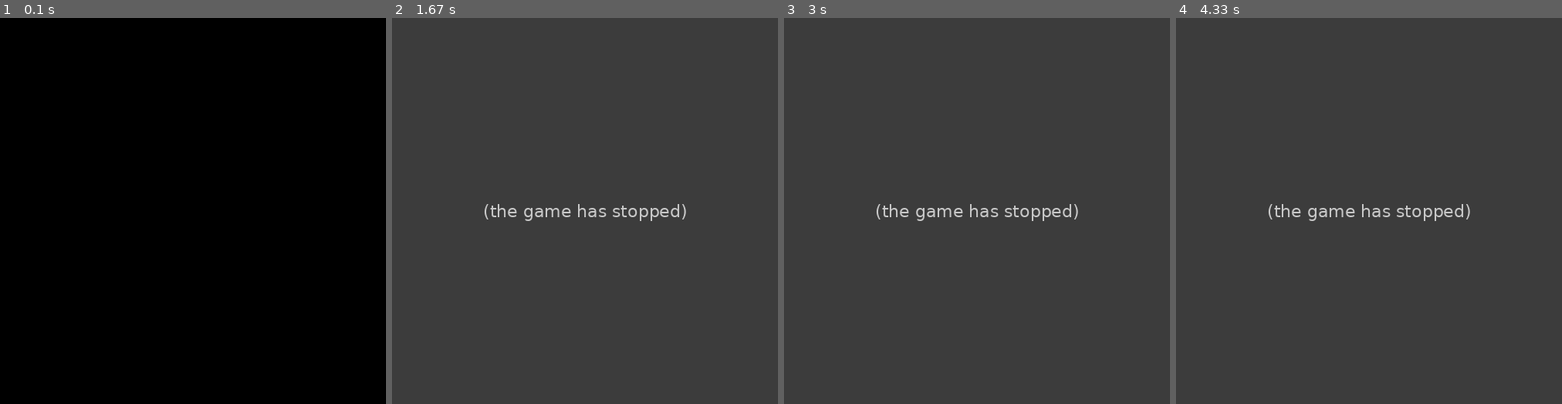
Above: before the commit, frames 1-4 (left to right).
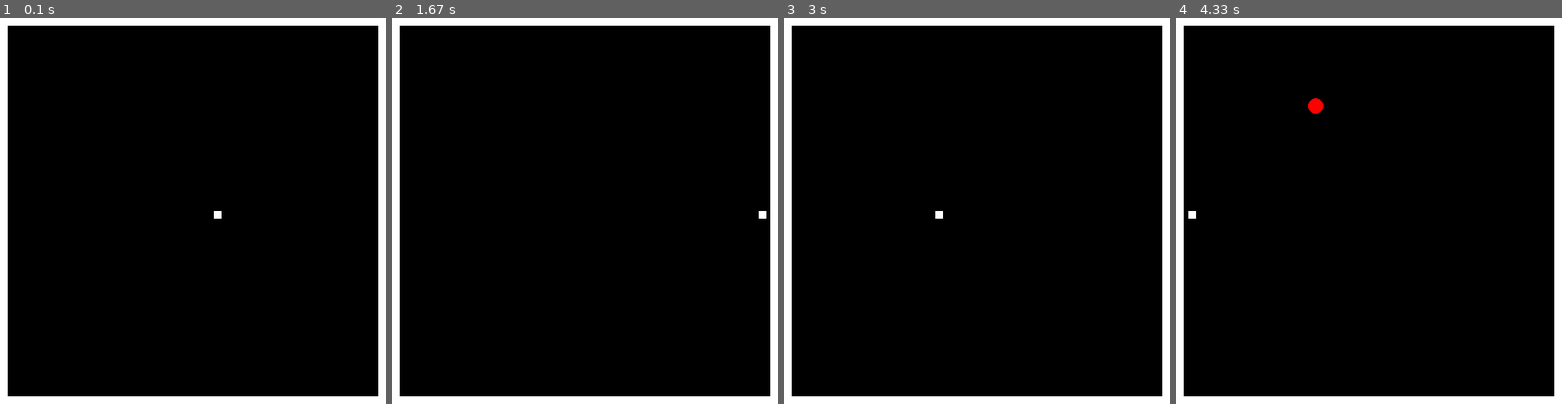
Above: after the commit, the same moments.

Repository: LeeHarry14202/PYGAME_Snake_Game
Game: pygame game, started from main.py
Two runs of this game, one before a commit and one after it. Both use one fixed random seed, a clock stepped at 60 frames per second and the inputs below.
Inputs:
- Up to frame 1 (0.1 s): no input
- Up to frame 2 (1.67 s): hold Esc 0.33-0.8 s; hold Right 0.33-0.8 s; tap Space at 0.83, 1.23, 1.53 s; hold Right 1.17-1.63 s
- Up to frame 3 (3 s): hold Up 1.67-2.13 s; tap Space at 1.73, 2.03, 2.23, 2.53, 2.73 s; hold Right 2.17-2.63 s; hold Left from 2.67 s (still down)
- Up to frame 4 (4.33 s): tap Space at 3.03, 3.3, 3.63, 3.93, 4.07 s; release Left at 3.2 s; hold Down 3.23-3.53 s; hold Left 3.57-3.97 s; hold Up from 4 s (still down)

The runs differ from the first frame. In frame 1, 7.9% of the frame differs, in the area x 0-100%, y 0-100%; in frame 2, 100%; in frame 3, 100%; in frame 4, 100%.
Before the commit the program exited at 0.33 s; later frames show no game.

Commit message:
Update main.py

Diff:
--- a/main.py
+++ b/main.py
@@ -26,14 +26,23 @@
         self.fps_number = 90
         # Set direction
         self.direction = 'RIGHT'
+        # Set score
+        self.score = 0
+
+    def restart(self):
+        world.game_active = True
+        apple.list_apple.clear()
+        snake.x = SCREEN_WIDTH / 2
+        snake.y = SCREEN_HEIGHT / 2
+        world.direction = 'RIGHT'
 
 
 class SNAKE(object):
     def __init__(self):
-        self.x = 0
-        self.y = 0
-        self.WIDTH = 100 / 4
-        self.HEIGHT = 100 / 4
+        self.x = SCREEN_WIDTH / 2
+        self.y = SCREEN_HEIGHT / 2
+        self.WIDTH = 10
+        self.HEIGHT = 10
         self.speed = 3
         self.list_snake = []
         self.rect = pygame.rect.Rect((self.x, self.y, self.WIDTH, self.HEIGHT))
@@ -56,42 +65,62 @@
             self.y += self.speed
         return self.x, self.y
 
-    def reset_snake(self):
-        if self.x >= SCREEN_WIDTH:
-            self.x = 0
-        elif self.x <= 0:
-            self.x = SCREEN_WIDTH
-        if self.y <= 0:
-            self.y = SCREEN_HEIGHT
-        elif self.y >= SCREEN_HEIGHT:
-            self.y = 0
-        return self.x, self.y
+    def hit_wall(self):
+        if self.x > SCREEN_WIDTH:
+            # self.x = 0
+            world.game_active = False
+        elif self.x < 0:
+            # self.x = SCREEN_WIDTH
+            world.game_active = False
+        if self.y < 0:
+            # self.y = SCREEN_HEIGHT
+            world.game_active = False
+        elif self.y > SCREEN_HEIGHT:
+            # self.y = 0
+            world.game_active = False
+        # return self.x, self.y
+        return world.game_active
 
 
 class APPLE(object):
     def __init__(self):
-        self.WIDTH = 100 / 4
-        self.HEIGHT = 100 / 4
+        self.WIDTH = 20
+        self.HEIGHT = 20
         self.radius = 10
         self.list_apple = []
-        self.rect = pygame.rect.Rect((SCREEN_WIDTH/2, SCREEN_HEIGHT/2, self.WIDTH, self.HEIGHT))
-
+        self.rect = pygame.rect.Rect((-SCREEN_WIDTH/2, -SCREEN_HEIGHT/2, self.WIDTH, self.HEIGHT))
 
     def create_apple(self):
-        random_x_pos = random.randint(0, SCREEN_WIDTH)
-        random_y_pos = random.randint(0, SCREEN_HEIGHT)
+        random_x_pos = random.randint(20, SCREEN_WIDTH - snake.WIDTH)
+        random_y_pos = random.randint(20, SCREEN_HEIGHT - snake.HEIGHT)
         x = random_x_pos
         y = random_y_pos
         position = (x, y)
+        # Update apple rect
         self.rect = pygame.rect.Rect((x, y, self.WIDTH, self.HEIGHT))
         return position
 
     def draw(self, list_apple):
         for apple_ in list_apple:
             pygame.draw.circle(screen, COLOR.RED, apple_, self.radius)
-        # Remove previous apple
+        # If don't have this, the previous apple wont' disappear
         if len(list_apple) > 1:
             list_apple.pop(0)
+
+
+class WALL(object):
+    def __init__(self):
+        self.list_wall = []
+
+    def draw(self):
+        wall_1 = pygame.rect.Rect(0, 0, SCREEN_WIDTH, 10)
+        wall_2 = pygame.rect.Rect(0, 0, 10, SCREEN_HEIGHT)
+        wall_3 = pygame.rect.Rect(SCREEN_WIDTH - snake.WIDTH, 0, 10, SCREEN_HEIGHT)
+        wall_4 = pygame.rect.Rect(0, SCREEN_HEIGHT - snake.HEIGHT, SCREEN_WIDTH, 10)
+        pygame.draw.rect(screen, COLOR.WHITE, wall_1)
+        pygame.draw.rect(screen, COLOR.WHITE, wall_2)
+        pygame.draw.rect(screen, COLOR.WHITE, wall_3)
+        pygame.draw.rect(screen, COLOR.WHITE, wall_4)
 
 
 # Set timer for apple
@@ -103,39 +132,53 @@
 world = WORLD()
 snake = SNAKE()
 apple = APPLE()
+wall = WALL()
 
 
 def main():
-    while world.game_active:
+    while True:
         screen.fill(COLOR.BLACK)
         for event in pygame.event.get():
             if event.type == pygame.QUIT:
                 pygame.quit()
                 sys.exit()
             if event.type == pygame.KEYDOWN:
-                if event.key == pygame.K_ESCAPE:
-                    world.game_active = False
-                if event.key == pygame.K_RIGHT:
-                    world.direction = 'RIGHT'
-                if event.key == pygame.K_LEFT:
-                    world.direction = 'LEFT'
-                if event.key == pygame.K_DOWN:
-                    world.direction = 'DOWN'
-                if event.key == pygame.K_UP:
-                    world.direction = 'UP'
+                if world.game_active:
+                    if event.key == pygame.K_ESCAPE:
+                        world.game_active = False
+                    if event.key == pygame.K_RIGHT:
+                        world.direction = 'RIGHT'
+                    if event.key == pygame.K_LEFT:
+                        world.direction = 'LEFT'
+                    if event.key == pygame.K_DOWN:
+                        world.direction = 'DOWN'
+                    if event.key == pygame.K_UP:
+                        world.direction = 'UP'
+                # Press SPACE to restart
+                if event.key == pygame.K_SPACE and world.game_active is False:
+                    world.restart()
+            # To create list of apple
             if event.type == spawn_apple:
                 apple.list_apple.append(apple.create_apple())
 
+        # Draw wall around
+        wall.draw()
 
+        if world.game_active:
+            # Find snake direction
+            snake.x, snake.y = snake.change_direction()
 
-        snake.x, snake.y = snake.change_direction()
-        snake.x, snake.y = snake.reset_snake()
-        snake.draw(snake.x, snake.y)
+            # Draw snake
+            snake.draw(snake.x, snake.y)
 
-        apple.draw(apple.list_apple)
+            # Draw apple
+            apple.draw(apple.list_apple)
 
-        if apple.rect.colliderect(snake.rect):
-            print('Touched')
+            # Check collision
+            if apple.rect.colliderect(snake.rect):
+                print('Touched')
+            # Check if the snake hit the wall, game over
+            world.game_active = snake.hit_wall()
 
         pygame.display.update()
         world.clock.tick(world.fps_number)
